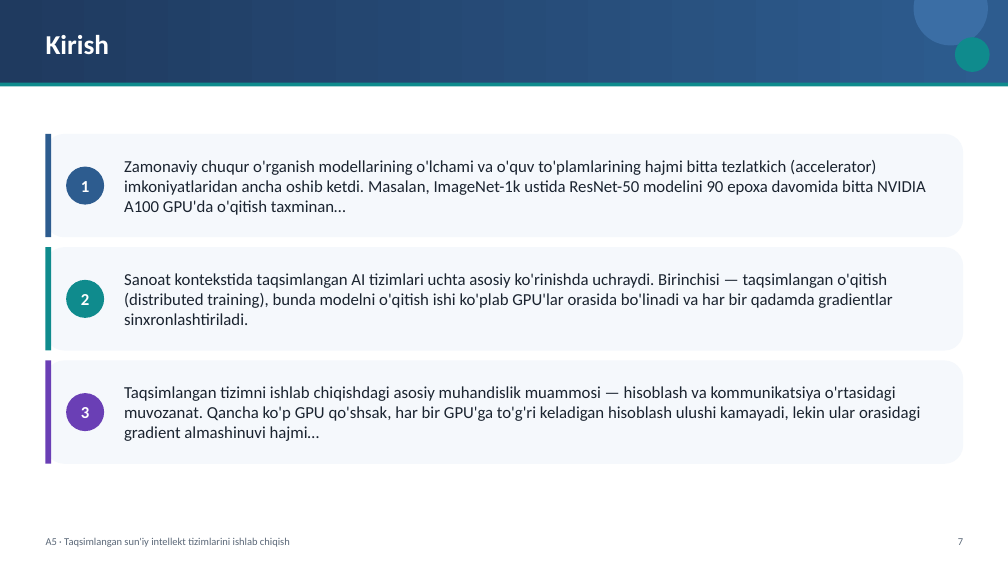
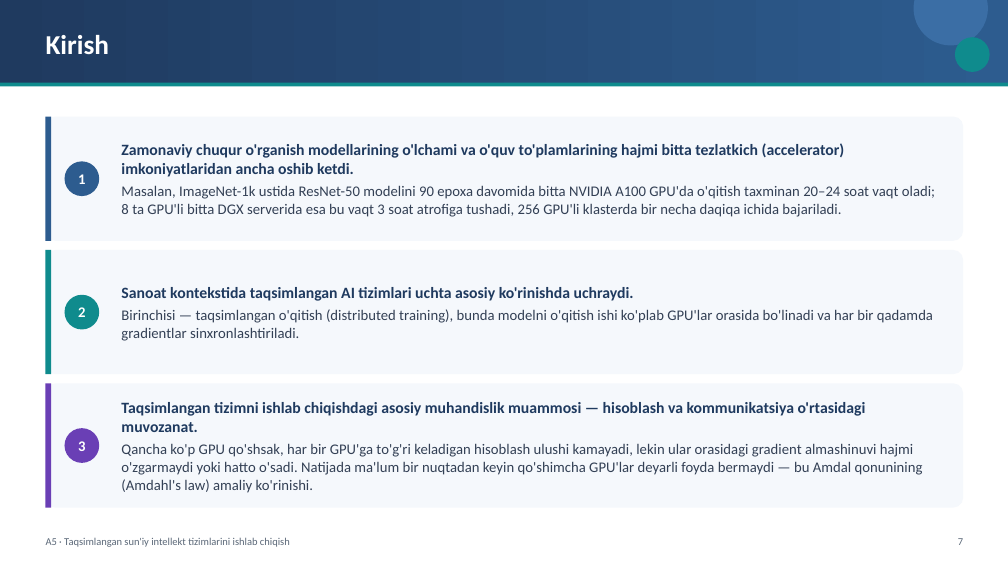
Before and after one commit to sayka7/ktm_labs, a slide deck: slide 7 of slaydlar/A5.pptx. Drawn at 1008x567 pixels with LibreOffice and Linux fonts; fonts in the diff are those of the drawing. Boxes give left, top, right and bottom in pixels: in the first picture for what was removed or moved away, otherwise in the second. Text is boxed around its words. In the diff, an @@ line names an element or a change of style, - is before the commit and + after.

```diff
--- a/slaydlar/A5.pptx
+++ b/slaydlar/A5.pptx
@@ rounded rectangle: place and size @@
-rounded rectangle at bbox=[45, 134, 963, 237]
+rounded rectangle at bbox=[45, 116, 963, 240]
@@ rectangle: place and size @@
-rectangle at bbox=[45, 134, 51, 237]
+rectangle at bbox=[45, 116, 51, 240]
@@ text at bbox=[121, 143, 935, 217]: text changed; size 16 to 14 pt; text colour #1B2430 to #334055 @@
-Zamonaviy chuqur o'rganish modellarining o'lchami va o'quv to'plamlarining hajmi bitta tezlatkich (accelerator) imkoniyatlaridan ancha oshib ketdi. Masalan, ImageNet-1k ustida ResNet-50 modelini 90 epoxa davomida bitta NVIDIA A100 GPU'da o'qitish taxminan…
+Zamonaviy chuqur o'rganish modellarining o'lchami va o'quv to'plamlarining hajmi bitta tezlatkich (accelerator) imkoniyatlaridan ancha oshib ketdi.
+Masalan, ImageNet-1k ustida ResNet-50 modelini 90 epoxa davomida bitta NVIDIA A100 GPU'da o'qitish taxminan 20–24 soat vaqt oladi; 8 ta GPU'li bitta DGX serverida esa bu vaqt 3 soat atrofiga tushadi, 256 GPU'li klasterda bir necha daqiqa ichida bajariladi.
@@ ellipse "1": place and size @@
-ellipse "1" at bbox=[66, 166, 104, 204]
+ellipse "1" at bbox=[64, 161, 99, 196]
@@ rounded rectangle: place and size @@
-rounded rectangle at bbox=[45, 247, 963, 351]
+rounded rectangle at bbox=[45, 250, 963, 374]
@@ rectangle: place and size @@
-rectangle at bbox=[45, 247, 51, 351]
+rectangle at bbox=[45, 250, 51, 374]
@@ ellipse "2": place and size @@
-ellipse "2" at bbox=[66, 280, 104, 318]
+ellipse "2" at bbox=[64, 295, 99, 330]
@@ text at bbox=[121, 287, 933, 341]: text changed; size 16 to 14 pt; text colour #1B2430 to #334055 @@
-Sanoat kontekstida taqsimlangan AI tizimlari uchta asosiy ko'rinishda uchraydi. Birinchisi — taqsimlangan o'qitish (distributed training), bunda modelni o'qitish ishi ko'plab GPU'lar orasida bo'linadi va har bir qadamda gradientlar sinxronlashtiriladi.
+Sanoat kontekstida taqsimlangan AI tizimlari uchta asosiy ko'rinishda uchraydi.
+Birinchisi — taqsimlangan o'qitish (distributed training), bunda modelni o'qitish ishi ko'plab GPU'lar orasida bo'linadi va har bir qadamda gradientlar sinxronlashtiriladi.
@@ proportions changed in 3 elements at bbox=[45, 116, 963, 240], bbox=[45, 250, 963, 374], bbox=[45, 383, 963, 507] @@
@@ rounded rectangle: place and size @@
-rounded rectangle at bbox=[45, 361, 963, 464]
+rounded rectangle at bbox=[45, 383, 963, 507]
@@ rectangle: place and size @@
-rectangle at bbox=[45, 361, 51, 464]
+rectangle at bbox=[45, 383, 51, 507]
@@ text at bbox=[121, 402, 923, 493]: text changed; size 16 to 14 pt; text colour #1B2430 to #334055 @@
-Taqsimlangan tizimni ishlab chiqishdagi asosiy muhandislik muammosi — hisoblash va kommunikatsiya o'rtasidagi muvozanat. Qancha ko'p GPU qo'shsak, har bir GPU'ga to'g'ri keladigan hisoblash ulushi kamayadi, lekin ular orasidagi gradient almashinuvi hajmi…
+Taqsimlangan tizimni ishlab chiqishdagi asosiy muhandislik muammosi — hisoblash va kommunikatsiya o'rtasidagi muvozanat.
+Qancha ko'p GPU qo'shsak, har bir GPU'ga to'g'ri keladigan hisoblash ulushi kamayadi, lekin ular orasidagi gradient almashinuvi hajmi o'zgarmaydi yoki hatto o'sadi. Natijada ma'lum bir nuqtadan keyin qo'shimcha GPU'lar deyarli foyda bermaydi — bu Amdal qonunining (Amdahl's law) amaliy ko'rinishi.
@@ size 16 to 14 pt in 3 elements at bbox=[64, 161, 99, 196], bbox=[64, 295, 99, 330], bbox=[64, 428, 99, 463] @@
@@ ellipse "3": place and size @@
-ellipse "3" at bbox=[66, 393, 104, 431]
+ellipse "3" at bbox=[64, 428, 99, 463]
```
Also in this commit, not shown: 36 other slides changed, 3 slides added, 21 other files.
